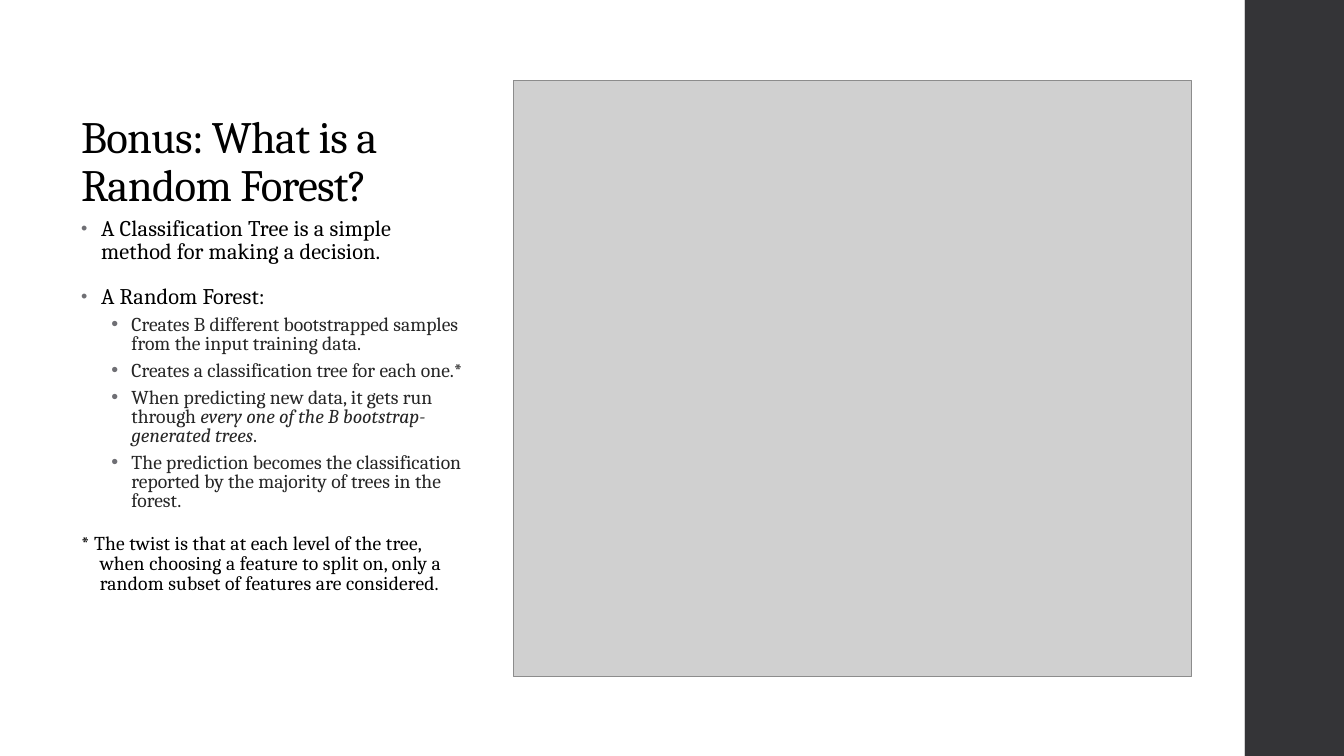
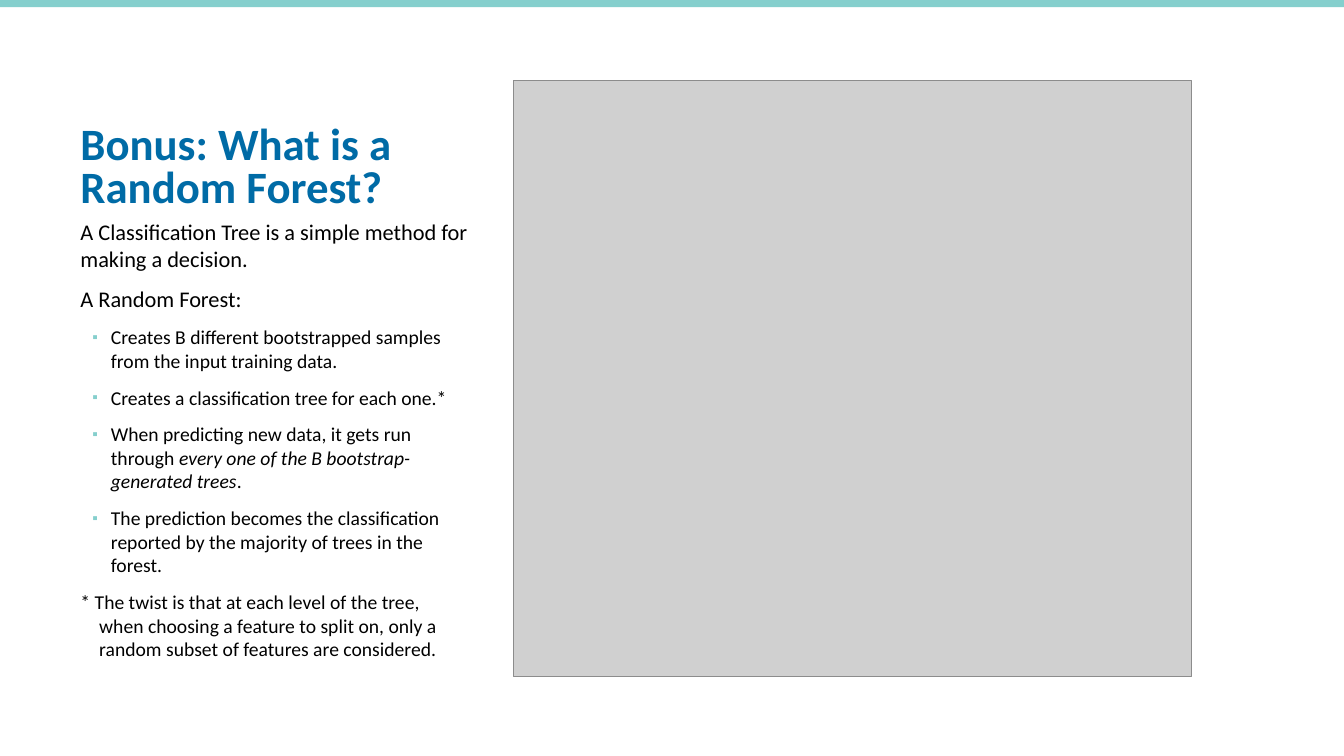
Before and after one commit to rpardee/hcsrn_2019, a slide deck: slide 23 of hcsrn_webinar_diy_analytics.pptx (slide 21 before the commit). Drawn at 1344x756 pixels with LibreOffice and Linux fonts; fonts in the diff are those of the drawing; grey boxes stand for pictures; background and template pictures are left out. Boxes give left, top, right and bottom in pixels: in the first picture for what was removed or moved away, otherwise in the second. Text is boxed around its words. In the diff, an @@ line names an element or a change of style, - is before the commit and + after.

```diff
--- a/hcsrn_webinar_diy_analytics.pptx
+++ b/hcsrn_webinar_diy_analytics.pptx
@@ rectangle added at <box>0,0,1344,7</box>, fill #85CFCD @@
@@ rectangle removed at <box>1245,0,1344,756</box> @@
@@ rectangle removed at <box>1245,0,1344,756</box> @@
@@ title "Bonus: What is a Random ..." at <box>80,128,391,204</box>: font Cambria to Calibri, text colour #000000 to #006BA6, letter spacing -0.5 to 0 pt, bold on; line spacing 0.9 to 0.8 @@
@@ text "A Classification Tree is a ..." at <box>80,224,467,656</box>: font Cambria to Calibri; letter spacing 0.1 to 0 pt in "A Classification Tree is a simple method ...", "A Random Forest:", "* The twist is that at each ..."; text colour #262626 to #000000 in "Creates B different bootstrapped samples from the ...", "Creates a classification tree for each one.*", "When predicting new data, it gets run ...", "The prediction becomes the classification reported by ..."; bullet • to none; line spacing 0.85 to 1; less space between paragraphs; bullet • to ▪; line spacing 0.8 to 1; more space between paragraphs; bullet colour #6F6F74 to #85CFCD @@
```
Also in this commit, not shown: 13 other slides changed, 9 slides added, 7 slides removed, 1 other file.
